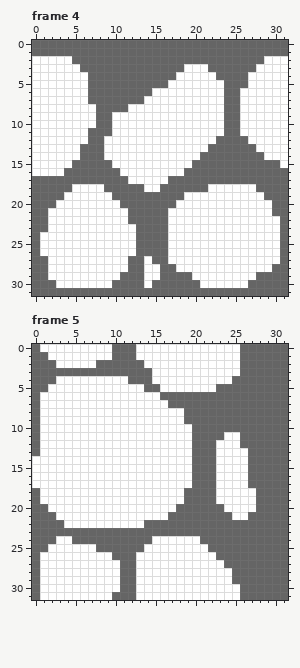
Pixel-art file -- Assets/Sprites/Blocks/Block_19_3.ase. Above: the version before the commit.
32x32 pixels, 27 frames. Shown: frame 4, frame 5. The commit also changed other frames, which this record leaves out.
After the commit:
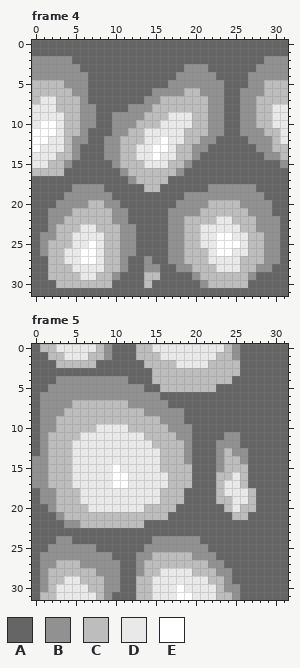
Palette (. is transparent): A #656565  B #919191  C #bdbdbd  D #e9e9e9  E #ffffff
Changes in this commit:
layer "Layer 2" added
--- frame 4, layer "Layer 2"
@@ x 0..31 @@
  1 AAAAAAAAAAAAAAAAAAAAAAAAAAAAAAAA
- 2 EEEEEAAAAAAAAAAAAAAAAAAAAAAAAEEE
- 3 EEEEEEAAAAAAAAAAAAAEEEAAAAAAEEEE
- 4 EEEEEEEAAAAAAAAAAAEEEEEAAAAEEEEE
- 5 EEEEEEEAAAAAAAAAAEEEEEEEAAAEEEEE
- 6 EEEEEEEAAAAAAAAEEEEEEEEEAAEEEEEE
- 7 EEEEEEEAAAAAAAEEEEEEEEEEAAEEEEEE
- 8 EEEEEEEEAAAAEEEEEEEEEEEEAAEEEEEE
- 9 EEEEEEEEAAEEEEEEEEEEEEEEAAEEEEEE
-10 EEEEEEEEAAEEEEEEEEEEEEEEAAEEEEEE
-11 EEEEEEEAAAEEEEEEEEEEEEEEAAEEEEEE
-12 EEEEEEEAAEEEEEEEEEEEEEEAAAAEEEEE
-13 EEEEEEAAAEEEEEEEEEEEEEAAAAAAEEEE
-14 EEEEEEAAAEEEEEEEEEEEEAAAAAAAAEEE
-15 EEEEEAAAAAEEEEEEEEEEAAAAAAAAAAAE
-16 EEEEAAAAAAAEEEEEEEEAAAAAAAAAAAAA
-17 AAAAAAAAAAAAEEEEEAAAAAAAAAAAAAAA
-18 AAAAAEEEEAAAAAEEAAAAAAEEEEEEAAAA
-19 AAAAEEEEEEAAAAAAAAAEEEEEEEEEEAAA
-20 AAAEEEEEEEEAAAAAAAEEEEEEEEEEEEAA
-21 AAEEEEEEEEEEAAAAAEEEEEEEEEEEEEAA
-22 AAEEEEEEEEEEAAAAAEEEEEEEEEEEEEEA
-23 AAEEEEEEEEEEEAAAAEEEEEEEEEEEEEEA
-24 AEEEEEEEEEEEEAAAAEEEEEEEEEEEEEEA
-25 AEEEEEEEEEEEEAAAAEEEEEEEEEEEEEEA
-26 AEEEEEEEEEEEEAAAAEEEEEEEEEEEEEEA
-27 AAEEEEEEEEEEAAEAAEEEEEEEEEEEEEEA
-28 AAEEEEEEEEEEAAEEAAEEEEEEEEEEEEAA
-29 AAEEEEEEEEEAAAEEAAAAEEEEEEEEAAAA
-30 AAAEEEEEEEAAAAEAAAAAAEEEEEEAAAAA
+ 2 BBBBBAAAAAAAAAAAAAAAAAAAAAAAABBB
+ 3 BBBBBBAAAAAAAAAAAAABBBAAAAAABBBB
+ 4 BBBBBBBAAAAAAAAAAABBBBBAAAABBBBB
+ 5 CCCCBBBAAAAAAAAAABBBBBBBAAABBCCC
+ 6 CCCCCBBAAAAAAAABBBBCCBBBAABBBCCC
+ 7 CDDCCCBAAAAAAABBCCCCCCBBAABBCCCC
+ 8 DDDCCCBBAAAABBBCCCCCCCBBAABBCCDD
+ 9 DDDDCCBBAABBBBCCCDDDCCBBAABBCCDD
+10 DEEDCCBBAABBBCCCDDDDCCBBAABBCCDD
+11 EEEDCCBAAABBCCDDDDDCCCBBAABBBCCD
+12 EEDDCBBAABBCCCDDEDDCCBBAAAABBBCD
+13 EDDDCBAAABBCCDDEEDCCBBAAAAAABBCC
+14 DDDCCBAAABBCCDDEDDCCBAAAAAAAABBC
+15 DDCCBAAAAABCCCDDDCCBAAAAAAAAAAAB
+16 CCCCAAAAAAABCCCCCCBAAAAAAAAAAAAA
+17 AAAAAAAAAAAABCCCCAAAAAAAAAAAAAAA
+18 AAAAABBBBAAAAACCAAAAAABBBBBBAAAA
+19 AAAABBBBBBAAAAAAAAABBBBBBBBBBAAA
+20 AAABBBBCCBBAAAAAAABBBBCCCCBBBBAA
+21 AABBBCCCCCBBAAAAABBBBCCCCCCBBBAA
+22 AABBCCCCCCBBAAAAABBCCCCDDCCCBBBA
+23 AABCCCDDCCCBBAAAABBCCDDDDDCCBBBA
+24 ABBCCDDDDCCBBAAAABBCCDDEEDDCCBBA
+25 ABCCCDDEDCCBBAAAABBCCDDEEEDCCBBA
+26 ABCCDDEEDCCBBAAAABBCCCDEEDDCCBBA
+27 AACCDDEEDCCBAABAABBCCCDDDDCCCBBA
+28 AACCCDDDDCCBAABBAABBCCCDDDCCBBAA
+29 AACCCCDDCCBAAACCAAAABCCCCCCBAAAA
+30 AAACCCCCCCAAAACAAAAAABCCCCCAAAAA
 31 AAAAAAAAAAAAAAAAAAAAAAAAAAAAAAAA
--- frame 5, layer "Layer 2"
@@ x 0..31 @@
- 0 AEEEEEEEEEAAAEEEEEEEEEEEEEAAAAAA
- 1 AAEEEEEEEEAAAEEEEEEEEEEEEEAAAAAA
- 2 AAAEEEEEAAAAAAEEEEEEEEEEEEAAAAAA
- 3 AAAAAAAAAAAAAAAEEEEEEEEEEEAAAAAA
- 4 AAAEEEEEEEEEAAAEEEEEEEEEEAAAAAAA
- 5 AAEEEEEEEEEEEEAAEEEEEEEAAAAAAAAA
- 6 AEEEEEEEEEEEEEEEAAAAAAAAAAAAAAAA
- 7 AEEEEEEEEEEEEEEEEAAAAAAAAAAAAAAA
- 8 AEEEEEEEEEEEEEEEEEEAAAAAAAAAAAAA
- 9 AEEEEEEEEEEEEEEEEEEAAAAAAAAAAAAA
-10 AEEEEEEEEEEEEEEEEEEEAAAAAAAAAAAA
-11 AEEEEEEEEEEEEEEEEEEEAAAAEEAAAAAA
-12 AEEEEEEEEEEEEEEEEEEEAAAEEEAAAAAA
-13 AEEEEEEEEEEEEEEEEEEEAAAEEEEAAAAA
-14 EEEEEEEEEEEEEEEEEEEEAAAEEEEAAAAA
-15 EEEEEEEEEEEEEEEEEEEEAAAEEEEAAAAA
-16 EEEEEEEEEEEEEEEEEEEEAAAEEEEAAAAA
-17 EEEEEEEEEEEEEEEEEEEEAAAEEEEAAAAA
-18 AEEEEEEEEEEEEEEEEEEAAAAEEEEEAAAA
-19 AEEEEEEEEEEEEEEEEEEAAAAEEEEEAAAA
-20 AAEEEEEEEEEEEEEEEEAAAAAAEEEEAAAA
-21 AAAEEEEEEEEEEEEEEAAAAAAAAEEAAAAA
-22 AAAAEEEEEEEEEEAAAAAAAAAAAAAAAAAA
+ 0 ACCDDDDDCBAAACCDDDDDDDDDCBAAAAAA
+ 1 AACCDDDCCBAAACCCDDDDDDDCCBAAAAAA
+ 2 AAACCCCCAAAAAACCCCDDDDCCCCAAAAAA
+ 3 AAAAAAAAAAAAAAACCCCCCCCCCCAAAAAA
+ 4 AAABBBBBBBBBAAACCCCCCCCCCAAAAAAA
+ 5 AABBBBBBBBBBBBAACCCCCCCAAAAAAAAA
+ 6 ABBBBBBBBBBBBBBBAAAAAAAAAAAAAAAA
+ 7 ABBBBCCCCCCCBBBBBAAAAAAAAAAAAAAA
+ 8 ABBBCCCCCCCCCCBBBBBAAAAAAAAAAAAA
+ 9 ABBCCCCCCCCCCCCCBBBAAAAAAAAAAAAA
+10 ABBCCCCCDDDDCCCCCBBBAAAAAAAAAAAA
+11 ABCCCCDDDDDDDDCCCCBBAAAABBAAAAAA
+12 ABCCCDDDDDDDDDDCCCCBAAABBBAAAAAA
+13 ABCCCDDDDDDDDDDDCCCBAAABCBBAAAAA
+14 BBCCCDDDDDDDDDDDCCCBAAABCCBAAAAA
+15 BBCCCDDDDDEDDDDDCCCCAAABCCCAAAAA
+16 BBCCCDDDDDEEDDDDDCCCAAACCDCAAAAA
+17 BBCCCDDDDDEEDDDDDCCCAAACDDCAAAAA
+18 ABBCCCDDDDDDDDDDCCCAAAACDDDCAAAA
+19 ABBCCCDDDDDDDDDDCCCAAAACCDDCAAAA
+20 AABCCCCDDDDDDDCCCCAAAAAACDCCAAAA
+21 AAABCCCCCCCCCCCCCAAAAAAAACCAAAAA
+22 AAAABBCCCCCCCCAAAAAAAAAAAAAAAAAA
 23 AAAAAAAAAAAAAAAAAAAAAAAAAAAAAAAA
-24 AAAEEAAAAAAAAAAEEEEEEAAAAAAAAAAA
-25 AAEEEEEEAAAAAAEEEEEEEEAAAAAAAAAA
-26 AEEEEEEEEEAAAEEEEEEEEEEAAAAAAAAA
-27 AEEEEEEEEEEAAEEEEEEEEEEEAAAAAAAA
-28 AEEEEEEEEEEAAEEEEEEEEEEEEAAAAAAA
-29 AEEEEEEEEEEAAEEEEEEEEEEEEAAAAAAA
-30 AEEEEEEEEEEAAEEEEEEEEEEEEEAAAAAA
-31 AEEEEEEEEEAAAEEEEEEEEEEEEEAAAAAA
+24 AAABBAAAAAAAAAABBBBBBAAAAAAAAAAA
+25 AABBBBBBAAAAAABBBBBBBBAAAAAAAAAA
+26 ABBBBBBBBBAAABBCCCCCBBBAAAAAAAAA
+27 ABBCCCBBBBBAABCCCCCCCCBBAAAAAAAA
+28 ABCCCCCCBBBAABCCDDDDCCCBBAAAAAAA
+29 ABCCDDCCCBBAACCDDDDDDDCCBAAAAAAA
+30 ABCDDDDCCBBAACCDDDEDDDDCBBAAAAAA
+31 ACCDDDDDCBAAACCDDDEEDDDCCBAAAAAA
